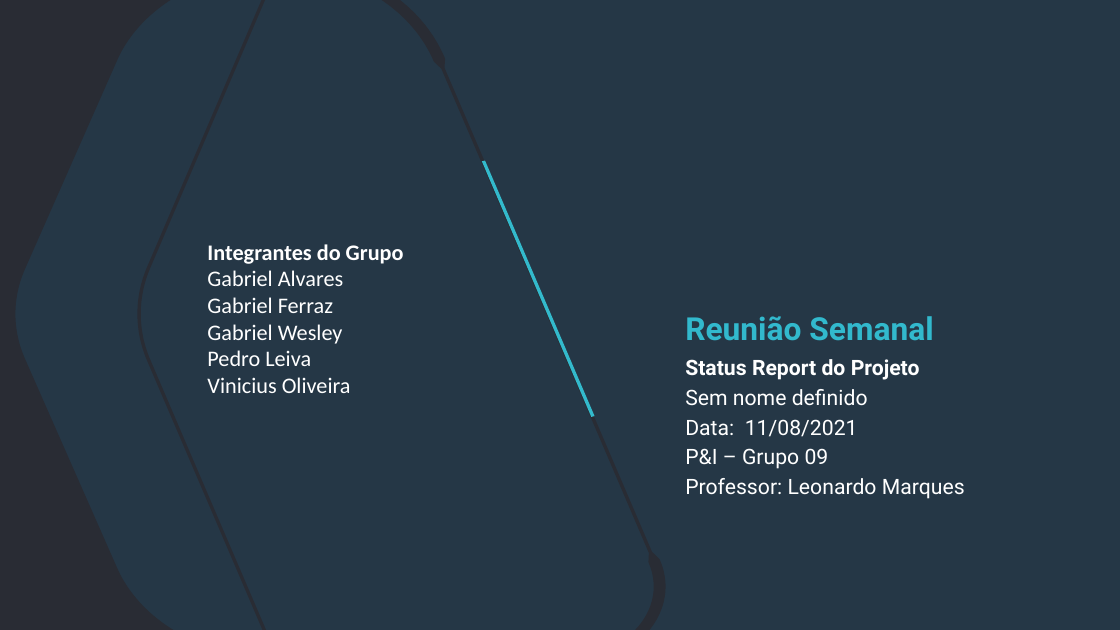
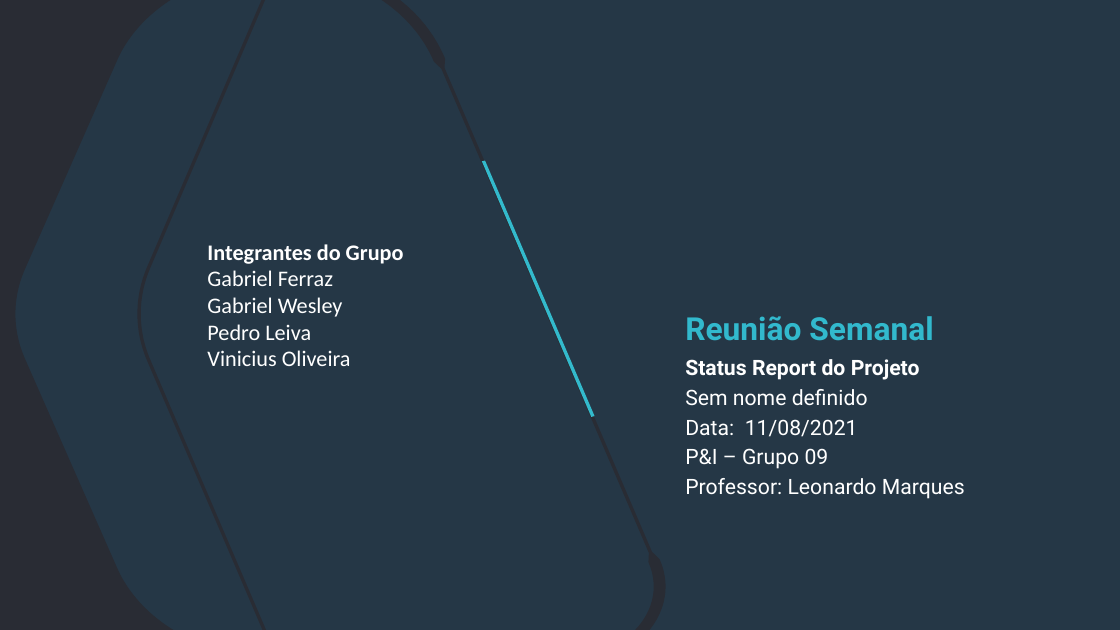
Before and after one commit to Biellferraz/Resenha, a slide deck: slide 1 of documentacao/Status Report/Status_Report_-_Grupo_09.pptx. Drawn at 1120x630 pixels with LibreOffice and Linux fonts; fonts in the diff are those of the drawing; background and template pictures are left out. Boxes give left, top, right and bottom in pixels: in the first picture for what was removed or moved away, otherwise in the second. Text is boxed around its words. In the diff, an @@ line names an element or a change of style, - is before the commit and + after.

```diff
--- a/documentacao/Status Report/Status_Report_-_Grupo_09.pptx
+++ b/documentacao/Status Report/Status_Report_-_Grupo_09.pptx
@@ text at [207,244,404,286]: text changed; bold on @@
-Integrantes do Grupo
-Gabriel Alvares
-Gabriel Ferraz
+Integrantes do Grupo
+Gabriel Ferraz
```
Also in this commit, not shown: 1 other slide changed, 1 slide added.
